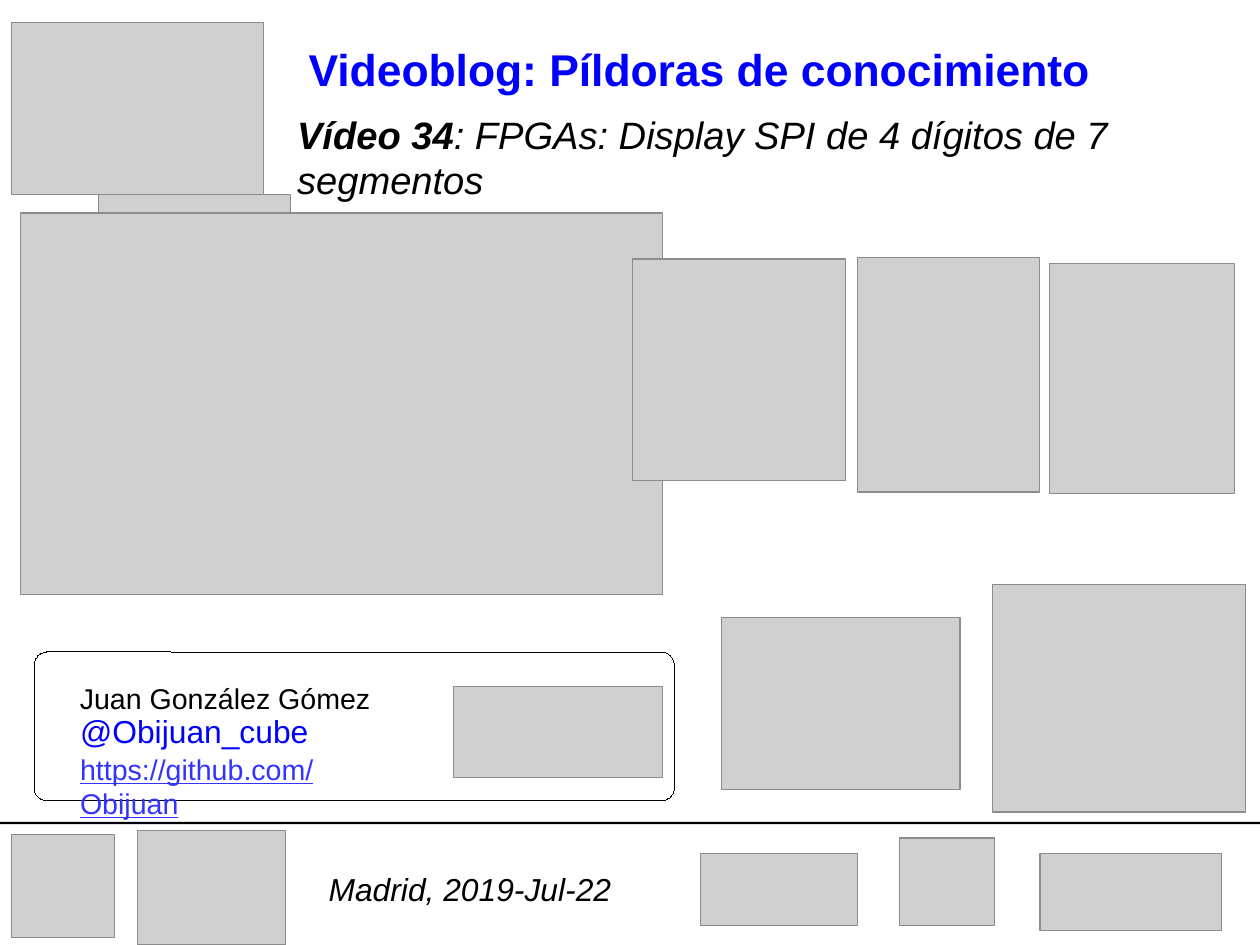
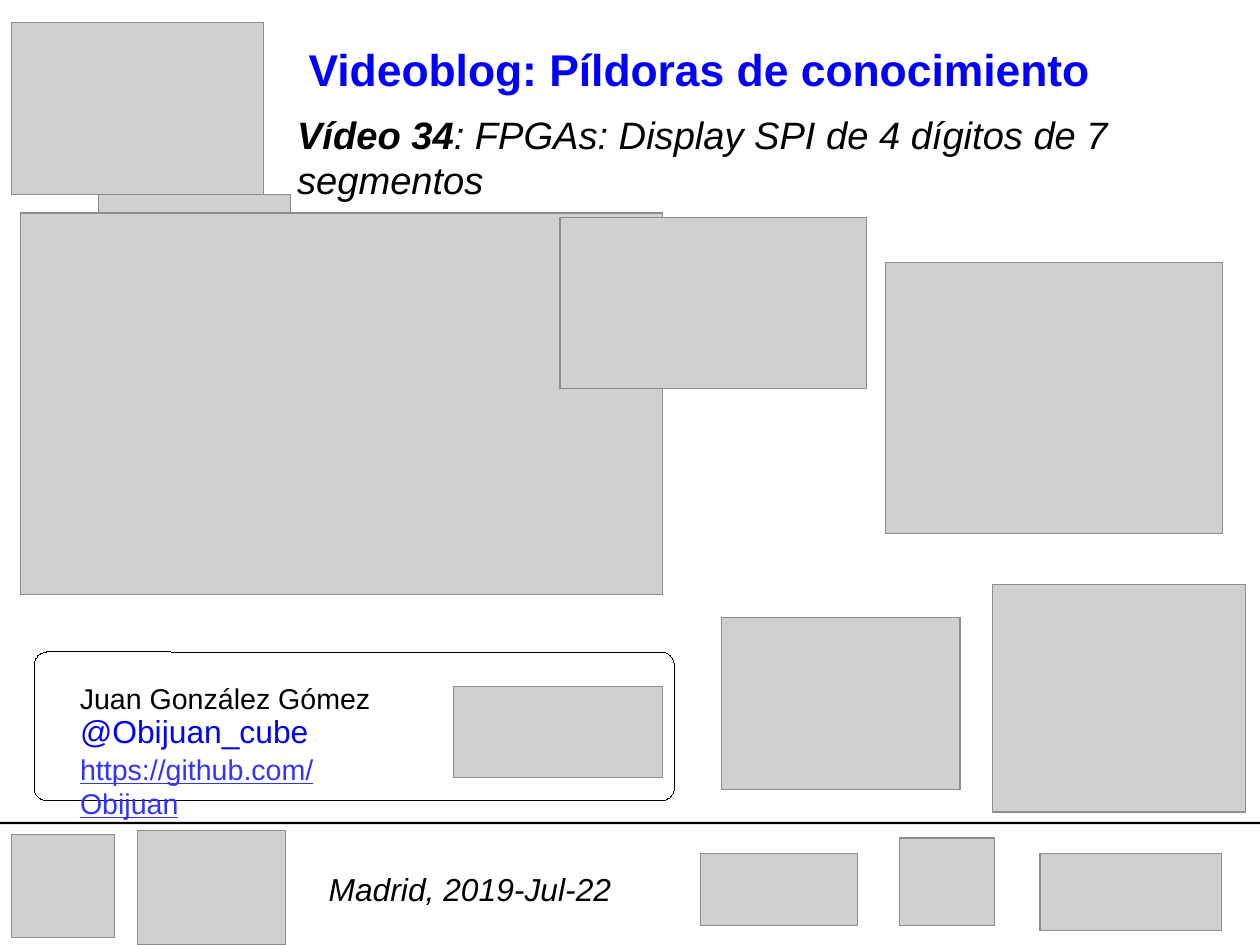
Before and after one commit to Obijuan/videoblog, a slide deck: slide 1 of Videoblog-35-maquina-contar-display-spi/wiki/Portada/2019-07-22-cover.odp. Drawn at 1260x945 pixels with LibreOffice and Linux fonts; fonts in the diff are those of the drawing; grey boxes stand for pictures. Boxes give left, top, right and bottom in pixels: in the first picture for what was removed or moved away, otherwise in the second. Text is boxed around its words. In the diff, an @@ line names an element or a change of style, - is before the commit and + after.

Commit message:
Videoblog 35: Cover image updated

```diff
--- a/Videoblog-35-maquina-contar-display-spi/wiki/Portada/2019-07-22-cover.odp
+++ b/Videoblog-35-maquina-contar-display-spi/wiki/Portada/2019-07-22-cover.odp
@@ picture: place and size @@
-picture at bbox=[858, 258, 1040, 493]
+picture at bbox=[560, 217, 867, 389]
@@ picture removed at bbox=[633, 260, 846, 481] @@
@@ picture: place and size @@
-picture at bbox=[1050, 263, 1235, 493]
+picture at bbox=[886, 263, 1223, 533]
```
